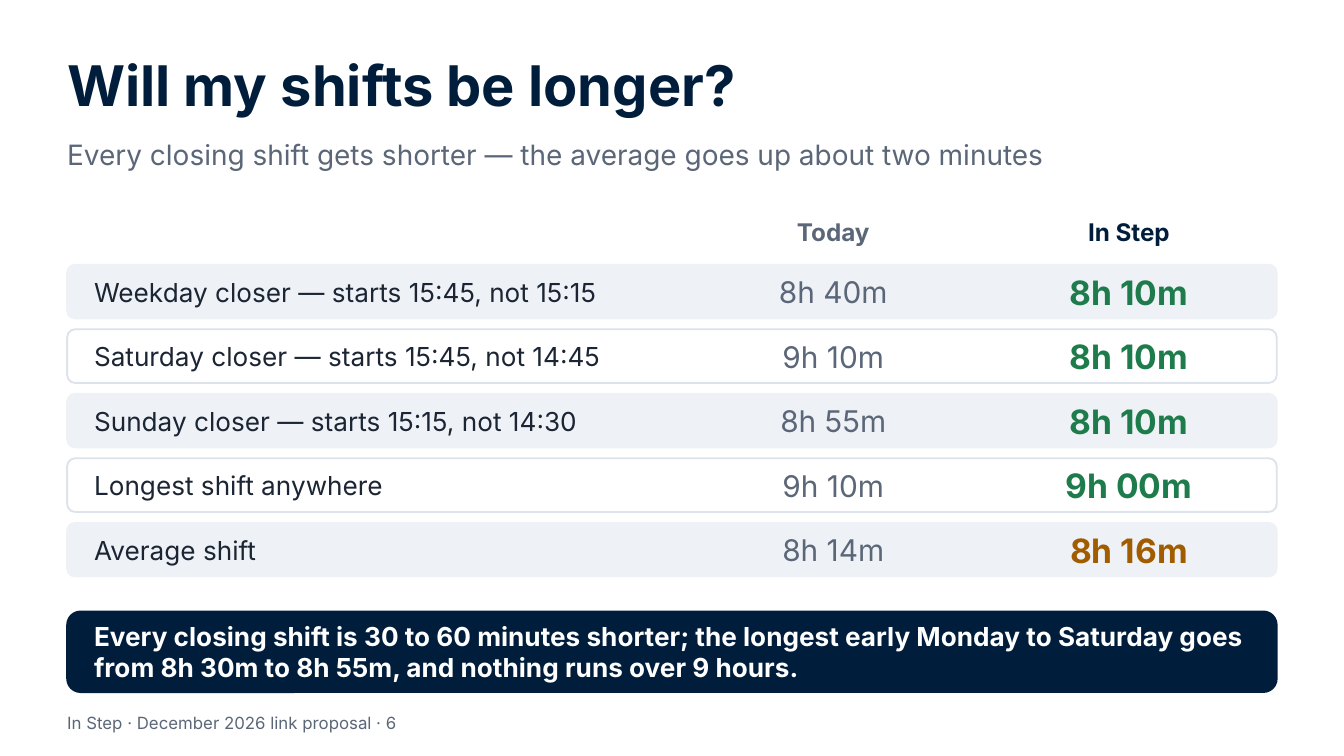
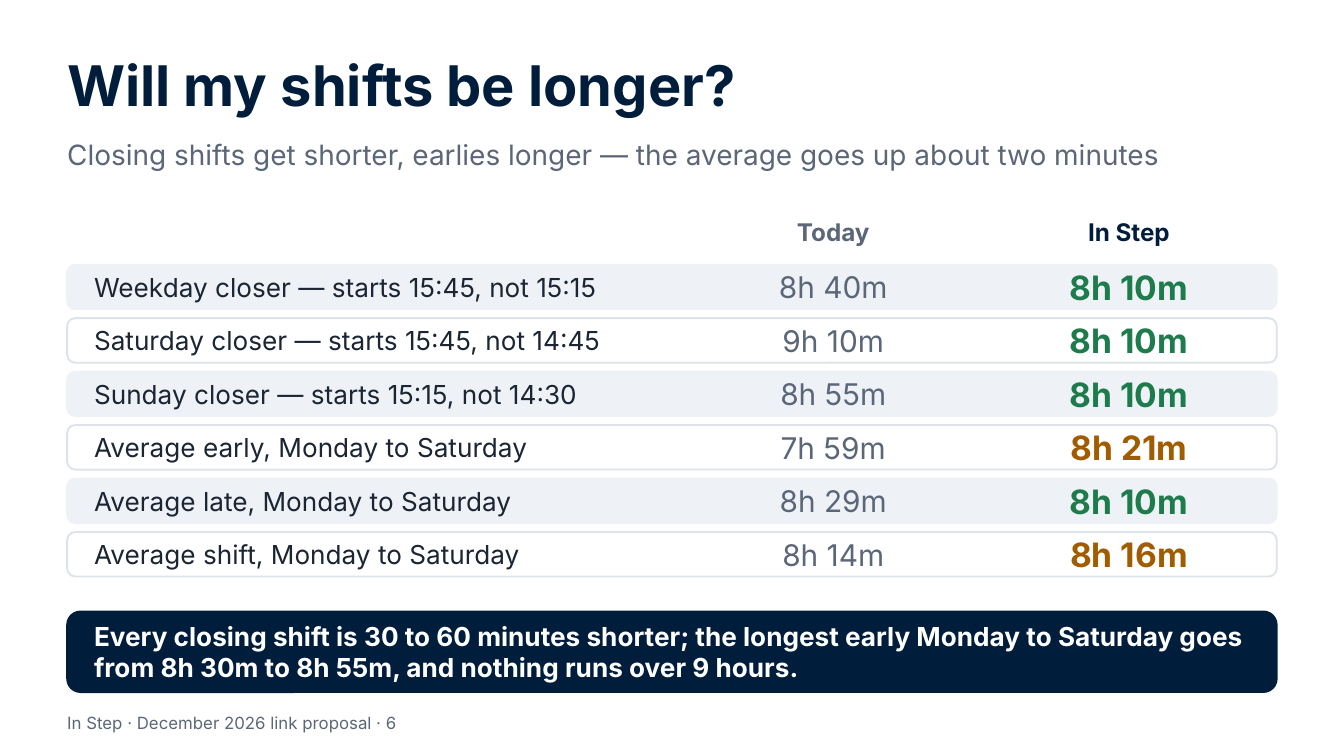
Before and after one commit to Garethdavidmiller/roster-app, a slide deck: slide 6 of docs/links-26/presentations/In-Step-for-colleagues.pptx. Drawn at 1344x756 pixels with LibreOffice and Linux fonts; fonts in the diff are those of the drawing. Boxes give left, top, right and bottom in pixels: in the first picture for what was removed or moved away, otherwise in the second. Text is boxed around its words. In the diff, an @@ line names an element or a change of style, - is before the commit and + after.

```diff
--- a/docs/links-26/presentations/In-Step-for-colleagues.pptx
+++ b/docs/links-26/presentations/In-Step-for-colleagues.pptx
@@ text at <box>67,143,1158,171</box>: text changed @@
-Every closing shift gets shorter — the average goes up about two minutes
+Closing shifts get shorter, earlies longer — the average goes up about two minutes
@@ rounded rectangle: place and size @@
-rounded rectangle at <box>67,265,1277,319</box>
+rounded rectangle at <box>67,265,1277,309</box>
@@ text "Weekday closer — starts 15:45, ...": place and size @@
-text "Weekday closer — starts 15:45, ..." at <box>94,283,596,308</box>
+text "Weekday closer — starts 15:45, ..." at <box>94,278,596,303</box>
@@ text "8h 40m": place and size @@
-text "8h 40m" at <box>779,281,887,303</box>
+text "8h 40m" at <box>779,276,887,298</box>
@@ text "8h 10m": place and size @@
-text "8h 10m" at <box>1070,280,1188,306</box>
+text "8h 10m" at <box>1070,275,1188,301</box>
@@ rounded rectangle: place and size @@
-rounded rectangle at <box>67,329,1277,383</box>
+rounded rectangle at <box>67,319,1277,363</box>
@@ text "Saturday closer — starts 15:45, ...": place and size @@
-text "Saturday closer — starts 15:45, ..." at <box>94,346,600,372</box>
+text "Saturday closer — starts 15:45, ..." at <box>94,330,600,356</box>
@@ text "9h 10m": place and size @@
-text "9h 10m" at <box>782,346,884,369</box>
+text "9h 10m" at <box>782,330,884,353</box>
@@ text "8h 10m": place and size @@
-text "8h 10m" at <box>1070,344,1188,370</box>
+text "8h 10m" at <box>1070,328,1188,354</box>
@@ rounded rectangle: place and size @@
-rounded rectangle at <box>67,394,1277,448</box>
+rounded rectangle at <box>67,372,1277,417</box>
@@ text "Sunday closer — starts 15:15, ...": place and size @@
-text "Sunday closer — starts 15:15, ..." at <box>94,411,577,437</box>
+text "Sunday closer — starts 15:15, ..." at <box>94,384,577,410</box>
@@ text "8h 55m": place and size @@
-text "8h 55m" at <box>780,410,886,432</box>
+text "8h 55m" at <box>780,383,886,405</box>
@@ text "8h 10m": place and size @@
-text "8h 10m" at <box>1070,409,1188,435</box>
+text "8h 10m" at <box>1070,382,1188,408</box>
@@ rounded rectangle: place and size @@
-rounded rectangle at <box>67,458,1277,512</box>
+rounded rectangle at <box>67,425,1277,469</box>
@@ text at <box>94,437,527,463</box>: text changed @@
-Longest shift anywhere
+Average early, Monday to Saturday
@@ text at <box>781,437,885,460</box>: text changed @@
-9h 10m
+7h 59m
@@ text at <box>1070,435,1187,461</box>: text changed; text colour #1E7B4B to #A15C00 @@
-9h 00m
+8h 21m
@@ proportions changed in 5 elements at <box>67,265,1277,309</box>, <box>67,319,1277,363</box>, <box>67,372,1277,417</box>, <box>67,425,1277,469</box>, <box>67,478,1277,523</box> @@
@@ rounded rectangle: place and size @@
-rounded rectangle at <box>67,523,1277,577</box>
+rounded rectangle at <box>67,478,1277,523</box>
@@ text at <box>94,491,511,517</box>: text changed @@
-Average shift
+Average late, Monday to Saturday
@@ text added at <box>780,490,887,512</box>, 16 pt, text #5B6778 @@
+8h 29m
@@ text added at <box>1070,489,1188,515</box>, 18 pt, text #1E7B4B, bold @@
+8h 10m
@@ rounded rectangle added at <box>67,532,1277,577</box>, fill #FFFFFF, outline #DDE3EA 1 pt @@
@@ text "8h 14m": place and size @@
-text "8h 14m" at <box>782,539,884,561</box>
+text "8h 14m" at <box>782,544,884,567</box>
@@ text "8h 16m": place and size @@
-text "8h 16m" at <box>1070,538,1188,564</box>
+text "8h 16m" at <box>1070,542,1188,568</box>
@@ text added at <box>94,544,519,570</box>, 14 pt, text #1B2533 @@
+Average shift, Monday to Saturday
```
Also in this commit, not shown: 1 other slide changed, 19 other files.
